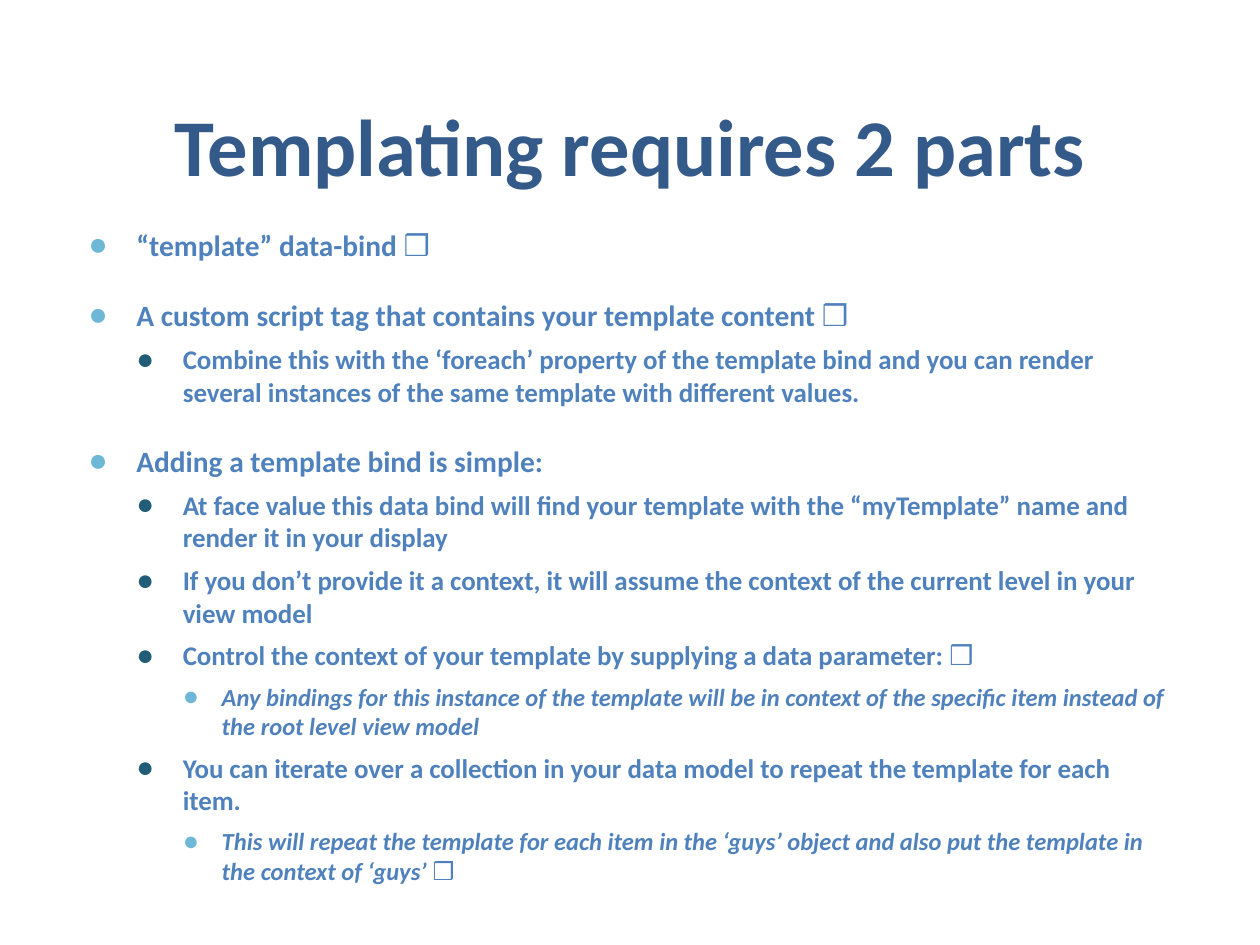
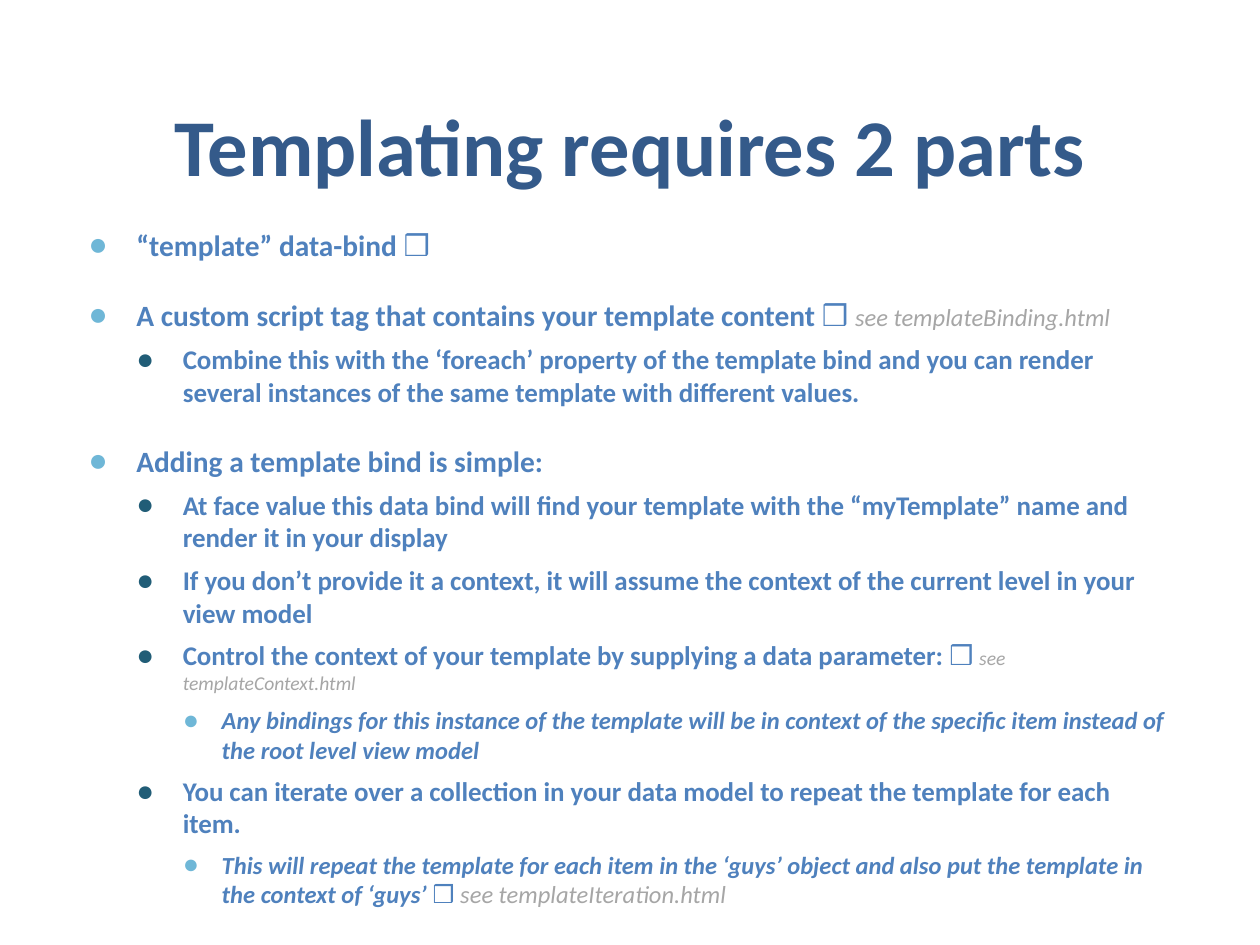
Before and after one commit to samnau/knockout-templating, a slide deck: slide 9 of Knockout Templating - slides.pptx (slide 10 before the commit). Drawn at 1260x945 pixels with LibreOffice and Linux fonts; fonts in the diff are those of the drawing; background and template pictures are left out. Boxes give left, top, right and bottom in pixels: in the first picture for what was removed or moved away, otherwise in the second. Text is boxed around its words. In the diff, an @@ line names an element or a change of style, - is before the commit and + after.

Commit message:
Added example citations to Powerpoint and renamed the template example file

```diff
--- a/Knockout Templating - slides.pptx
+++ b/Knockout Templating - slides.pptx
@@ text at (x1=136, y1=305, x2=1111, y2=331): text changed @@
-● A custom script tag that contains your template content ❒
+● A custom script tag that contains your template content ❒ see templateBinding.html
@@ text at (x1=183, y1=646, x2=1005, y2=693): text changed @@
-  ● Control the context of your template by supplying a data parameter: ❒
+  ● Control the context of your template by supplying a data parameter: ❒ see templateContext.html
@@ text at (x1=222, y1=856, x2=1143, y2=907): text changed @@
-    ● This will repeat the template for each item in the ‘guys’ object and also put the template in the context of ‘guys’ ❒
+    ● This will repeat the template for each item in the ‘guys’ object and also put the template in the context of ‘guys’ ❒ see templateIteration.html
```
Also in this commit, not shown: 9 other slides changed, 1 slide removed, 1 other file.
